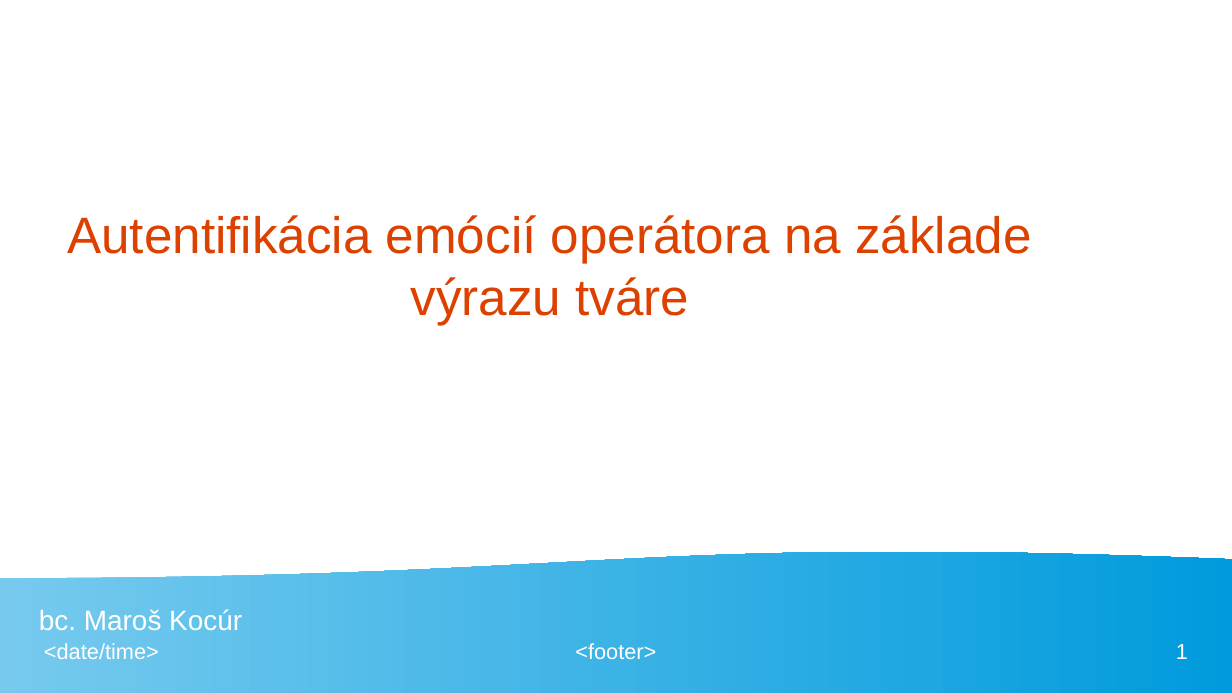
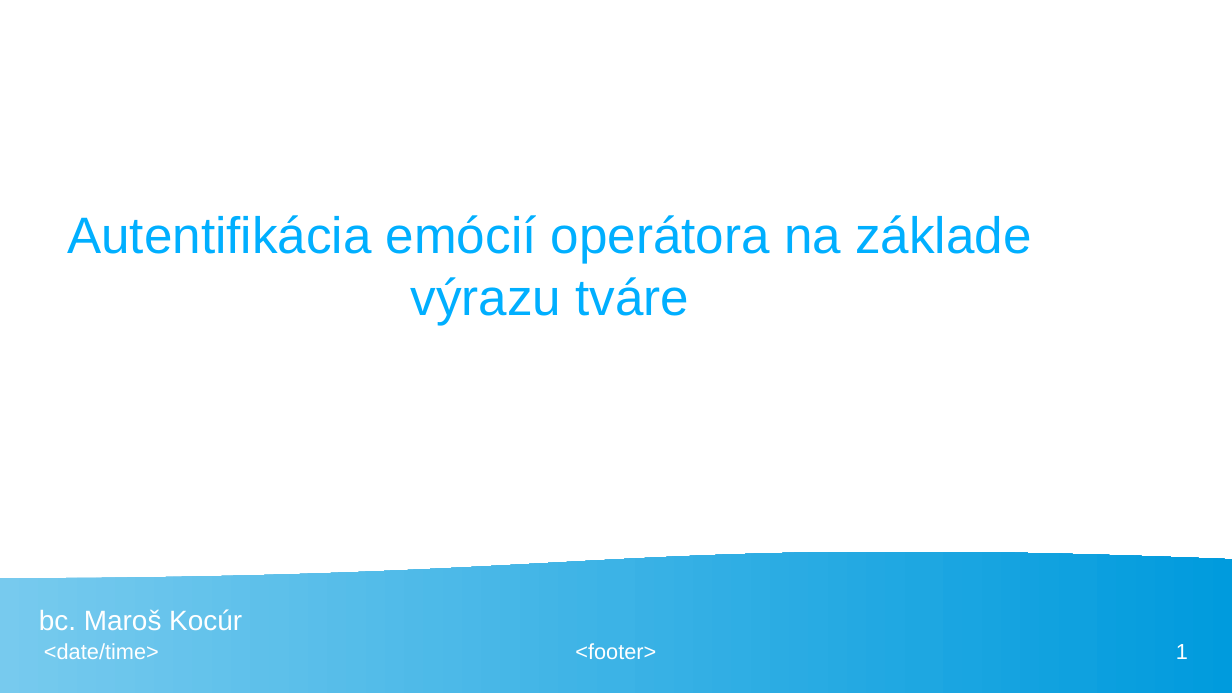
Before and after one commit to KocurMaros/master_thesis_practical, a slide deck: slide 1 of presentation.odp. Drawn at 1232x693 pixels with LibreOffice and Linux fonts; fonts in the diff are those of the drawing. Boxes give left, top, right and bottom in pixels: in the first picture for what was removed or moved away, otherwise in the second. Text is boxed around its words. In the diff, an @@ line names an element or a change of style, - is before the commit and + after.

```diff
--- a/presentation.odp
+++ b/presentation.odp
@@ title "Autentifikácia emócií operátora na základe ..." at [67,215,1031,325]: text colour #DD4100 to #00AFFF @@
```
Also in this commit, not shown: 6 other slides changed, 4 slides added, 1 slide removed, 4 other files.
